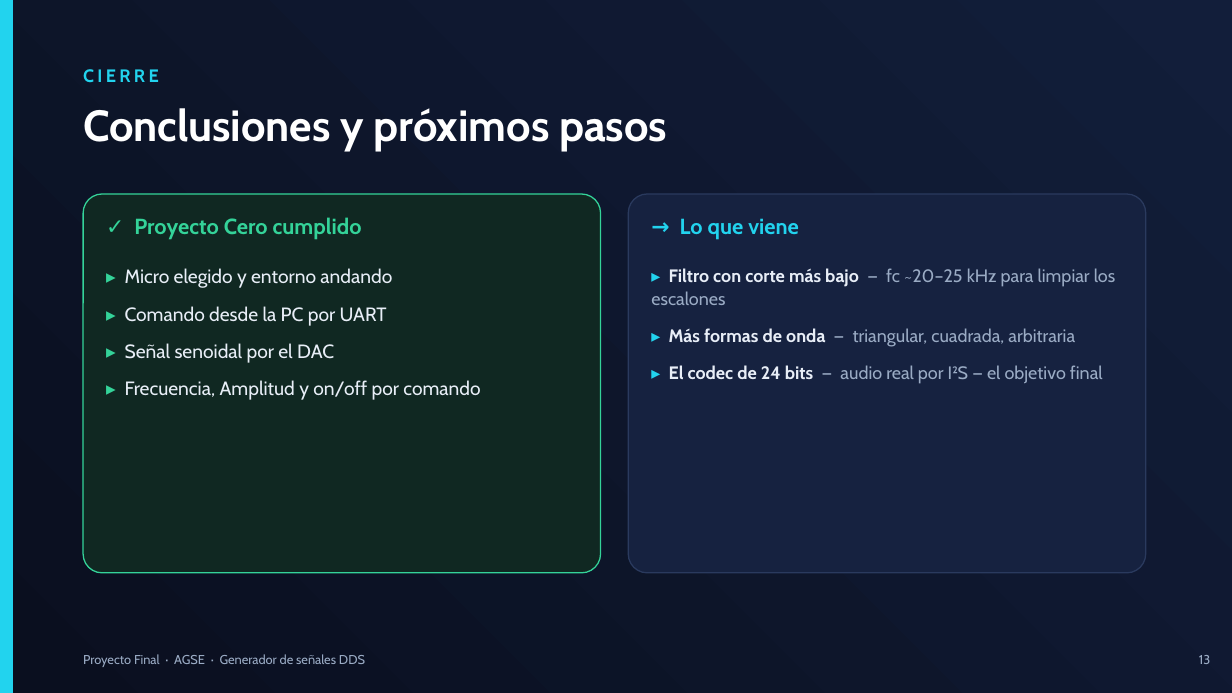
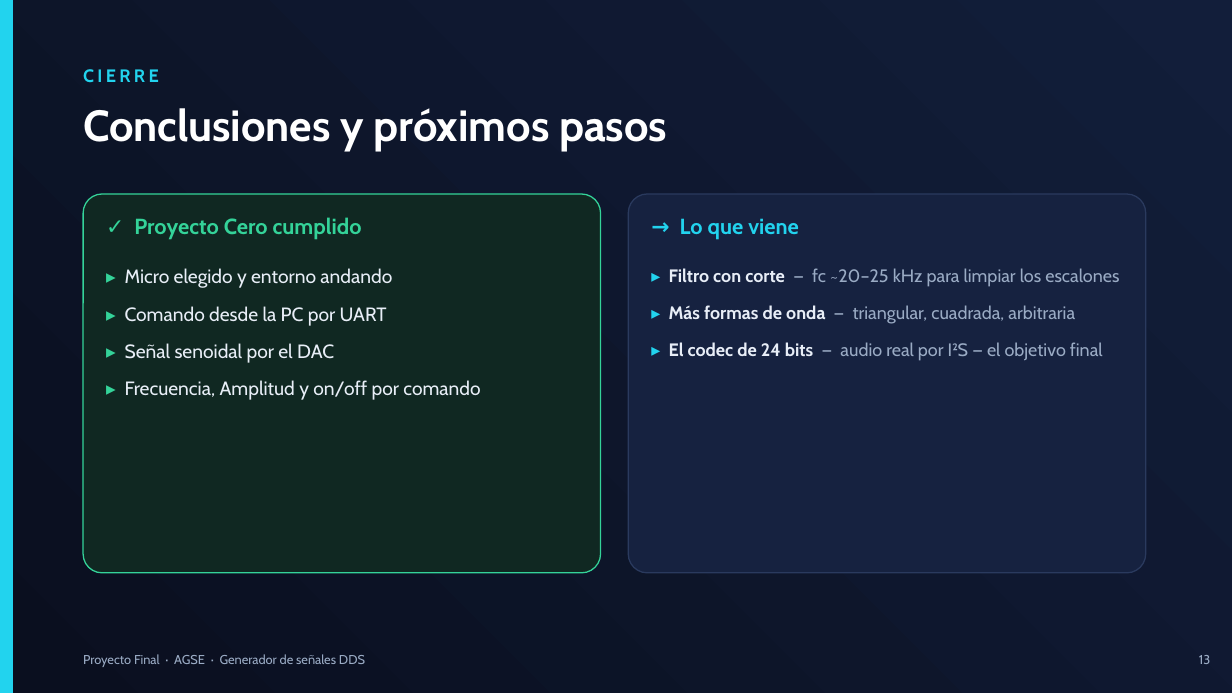
Before and after one commit to supernach00/AGSE-Proyecto-Final, a slide deck: slide 15 of Presentacion/Proyecto_Cero_Generador_DDS.pptx (slide 14 before the commit). Drawn at 1232x693 pixels with LibreOffice and Linux fonts; fonts in the diff are those of the drawing. Boxes give left, top, right and bottom in pixels: in the first picture for what was removed or moved away, otherwise in the second. Text is boxed around its words. In the diff, an @@ line names an element or a change of style, - is before the commit and + after.

```diff
--- a/Presentacion/Proyecto_Cero_Generador_DDS.pptx
+++ b/Presentacion/Proyecto_Cero_Generador_DDS.pptx
@@ text at [669, 268, 1119, 287]: text changed @@
-▸ Filtro con corte más bajo — fc ~20–25 kHz para limpiar los escalones
+▸ Filtro con corte — fc ~20–25 kHz para limpiar los escalones
```
Also in this commit, not shown: 4 other slides changed, 1 slide added.
